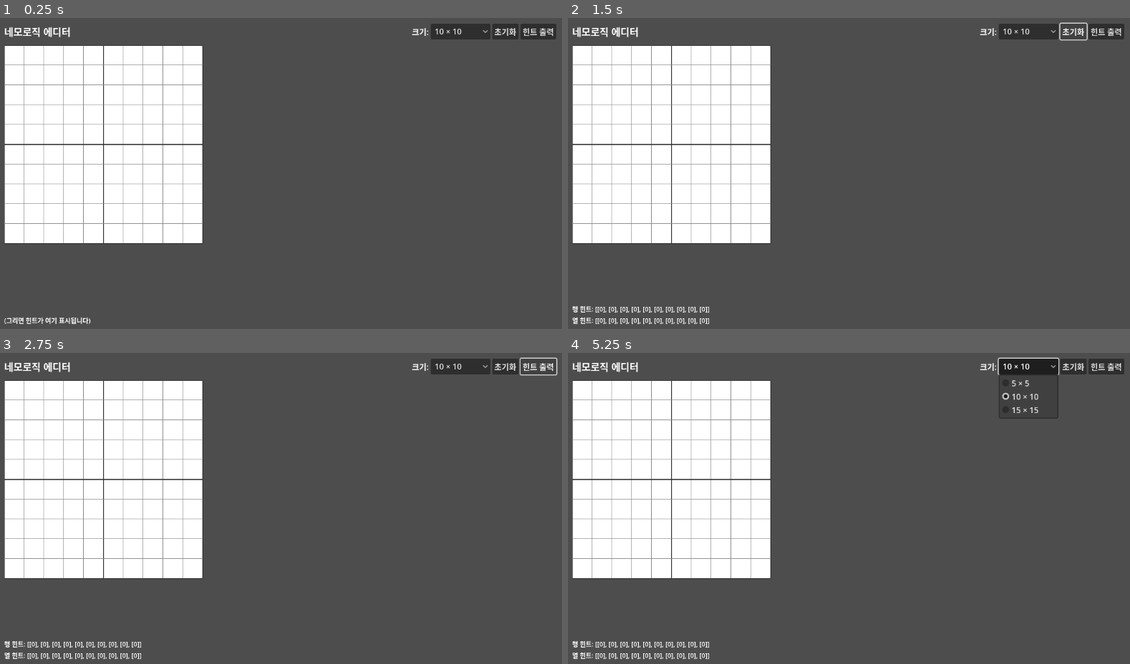
Above: before the commit, frames 1-4 (two rows, left to right).
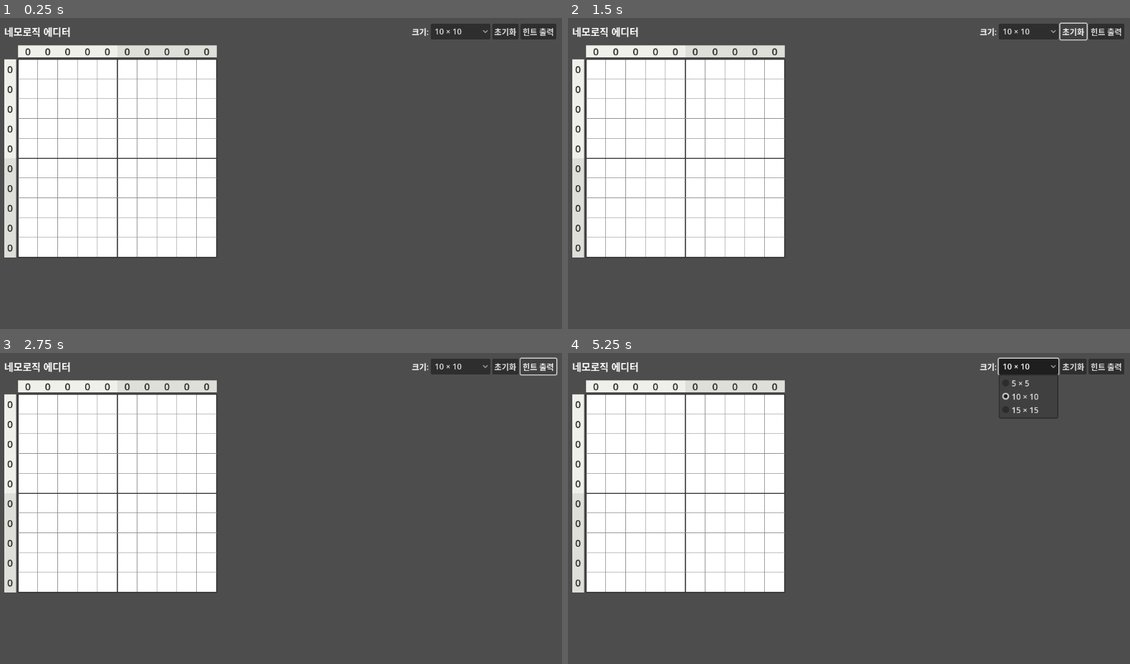
Above: after the commit, the same moments.

Repository: juooy/Nonogram
Game: Godot game, scene res://scenes/Editor.tscn
The game is run twice, just before and just after one commit, with the same random seed, the same clock (stepped at 60 frames per second) and the same inputs. The project has no main scene, so this scene is started directly.
Inputs:
- Up to frame 1 (0.25 s): no input
- Up to frame 2 (1.5 s): click "10 × 10" at 0.5 s; click "초기화" at 1.25 s
- Up to frame 3 (2.75 s): click "힌트 출력" at 2 s
- Up to frame 4 (5.25 s): click "10 × 10" at 2.75 s; click "초기화" at 3.5 s; click "힌트 출력" at 4.25 s; click "10 × 10" at 5 s

The runs differ from the first frame. In frame 1, 8.7% of the frame differs, in the area x 0-39%, y 8-99%; in frame 2, 9.0%; in frame 3, 9.0%; in frame 4, 9.0%.

Commit message:
feat: Step 2 — HintBar 행/열 힌트 표시
- HintBar: _draw 기반 힌트 숫자 표시 (ROW 오른쪽·COL 아래 정렬, 5줄 단위 음영, 셀 크기 연동)
- Editor 씬: Board(GridContainer) 로 [Corner][ColHints]/[RowHints][NGrid] 배치, HintsLabel 제거
- EditorScene: solution_changed·초기화·크기 전환 시 힌트바 갱신
- tools/screenshot.gd: 씬 캡처 도구 (시각 확인용)
- 테스트 8건 추가 (총 27)

Co-Authored-By: Claude Opus 5 <noreply@anthropic.com>

Diff:
--- a/scenes/Editor.tscn
+++ b/scenes/Editor.tscn
@@ -1,7 +1,8 @@
-[gd_scene load_steps=3 format=3]
+[gd_scene load_steps=4 format=3]
 
 [ext_resource type="Script" path="res://scripts/EditorScene.gd" id="1"]
 [ext_resource type="Script" path="res://scripts/NGrid.gd" id="2"]
+[ext_resource type="Script" path="res://scripts/HintBar.gd" id="3"]
 
 [node name="Editor" type="Control"]
 layout_mode = 3
@@ -56,15 +57,27 @@
 layout_mode = 2
 size_flags_vertical = 3
 
-[node name="NGrid" type="Control" parent="MarginContainer/VBox/GridArea"]
+[node name="Board" type="GridContainer" parent="MarginContainer/VBox/GridArea"]
+layout_mode = 2
+theme_override_constants/h_separation = 4
+theme_override_constants/v_separation = 4
+columns = 2
+
+[node name="Corner" type="Control" parent="MarginContainer/VBox/GridArea/Board"]
+layout_mode = 2
+
+[node name="ColHints" type="Control" parent="MarginContainer/VBox/GridArea/Board"]
+layout_mode = 2
+script = ExtResource("3")
+axis = 1
+
+[node name="RowHints" type="Control" parent="MarginContainer/VBox/GridArea/Board"]
+layout_mode = 2
+script = ExtResource("3")
+
+[node name="NGrid" type="Control" parent="MarginContainer/VBox/GridArea/Board"]
 layout_mode = 2
 script = ExtResource("2")
-
-[node name="HintsLabel" type="Label" parent="MarginContainer/VBox"]
-layout_mode = 2
-text = "(그리면 힌트가 여기 표시됩니다)"
-theme_override_font_sizes/font_size = 13
-autowrap_mode = 3
 
 [connection signal="pressed" from="MarginContainer/VBox/TopBar/ClearBtn" to="." method="_on_clear_pressed"]
 [connection signal="pressed" from="MarginContainer/VBox/TopBar/PrintBtn" to="." method="_on_print_pressed"]
--- a/scripts/EditorScene.gd
+++ b/scripts/EditorScene.gd
@@ -1,12 +1,14 @@
 extends Control
 
-@onready var grid: NGrid = $MarginContainer/VBox/GridArea/NGrid
-@onready var hints_label: Label = $MarginContainer/VBox/HintsLabel
+@onready var grid: NGrid = $MarginContainer/VBox/GridArea/Board/NGrid
+@onready var row_hints: HintBar = $MarginContainer/VBox/GridArea/Board/RowHints
+@onready var col_hints: HintBar = $MarginContainer/VBox/GridArea/Board/ColHints
 @onready var size_option: OptionButton = $MarginContainer/VBox/TopBar/SizeOption
 
 func _ready() -> void:
-	grid.solution_changed.connect(_on_solution_changed)
+	grid.solution_changed.connect(_refresh_hints)
 	_setup_size_options()
+	_refresh_hints()
 
 func _setup_size_options() -> void:
 	size_option.clear()
@@ -15,12 +17,12 @@
 	size_option.add_item("15 × 15", 2)
 	size_option.selected = 1  # 10×10 기본
 
-func _on_solution_changed() -> void:
+func _refresh_hints() -> void:
 	var level := grid.get_level_data()
-	var lines: Array[String] = []
-	lines.append("행 힌트: " + str(level.row_hints))
-	lines.append("열 힌트: " + str(level.col_hints))
-	hints_label.text = "\n".join(lines)
+	row_hints.cell_px = grid.cell_px
+	col_hints.cell_px = grid.cell_px
+	row_hints.set_hints(level.row_hints)
+	col_hints.set_hints(level.col_hints)
 
 func _on_clear_pressed() -> void:
 	grid.clear()
@@ -33,7 +35,7 @@
 	grid.custom_minimum_size = Vector2(grid.grid_size.x, grid.grid_size.y) * grid.cell_px
 	grid.size = grid.custom_minimum_size
 	grid.queue_redraw()
-	hints_label.text = ""
+	_refresh_hints()
 
 func _on_print_pressed() -> void:
 	var level := grid.get_level_data()
--- /dev/null
+++ b/scripts/HintBar.gd
@@ -0,0 +1,63 @@
+class_name HintBar extends Control
+## 행(ROW, 격자 왼쪽) 또는 열(COL, 격자 위) 힌트 숫자 표시.
+## 숫자는 격자 쪽으로 붙는다 — ROW 는 오른쪽 정렬, COL 은 아래쪽 정렬.
+
+enum Axis { ROW, COL }
+
+const MIN_SLOT_PX := 16.0
+
+@export var axis: Axis = Axis.ROW
+@export var cell_px: float = 40.0
+
+var hints: Array = []  # Array[Array[int]] — 줄마다 힌트 숫자 목록
+
+func set_hints(h: Array) -> void:
+	hints = h
+	custom_minimum_size = _calc_min_size()
+	size = custom_minimum_size
+	queue_redraw()
+
+## 숫자 한 개가 차지하는 칸 폭(ROW) / 높이(COL)
+func slot_px() -> float:
+	return maxf(cell_px * 0.6, MIN_SLOT_PX)
+
+func font_size() -> int:
+	return int(clampf(cell_px * 0.5, 11.0, 24.0))
+
+## line 번째 줄의 j 번째 숫자가 그려질 영역
+func slot_rect(line: int, j: int) -> Rect2:
+	var offset: int = _max_len() - hints[line].size() + j
+	var s := slot_px()
+	if axis == Axis.ROW:
+		return Rect2(offset * s, line * cell_px, s, cell_px)
+	return Rect2(line * cell_px, offset * s, cell_px, s)
+
+func _max_len() -> int:
+	var m := 0
+	for line in hints:
+		m = maxi(m, line.size())
+	return m
+
+func _calc_min_size() -> Vector2:
+	if hints.is_empty():
+		return Vector2.ZERO
+	var depth := _max_len() * slot_px()
+	var length := hints.size() * cell_px
+	return Vector2(depth, length) if axis == Axis.ROW else Vector2(length, depth)
+
+func _draw() -> void:
+	var font := get_theme_default_font()
+	var fs := font_size()
+	draw_rect(Rect2(Vector2.ZERO, size), Color(0.94, 0.94, 0.92))
+	for i in hints.size():
+		# 5줄 단위로 음영을 번갈아 격자의 굵은 선과 맞춰 읽기 쉽게
+		if (i / 5) % 2 == 1:
+			var band := Rect2(0, i * cell_px, size.x, cell_px) if axis == Axis.ROW \
+				else Rect2(i * cell_px, 0, cell_px, size.y)
+			draw_rect(band, Color(0, 0, 0, 0.07))
+		for j in hints[i].size():
+			var r := slot_rect(i, j)
+			var text := str(hints[i][j])
+			var baseline := r.position.y + (r.size.y + font.get_ascent(fs) - font.get_descent(fs)) * 0.5
+			draw_string(font, Vector2(r.position.x, baseline), text,
+				HORIZONTAL_ALIGNMENT_CENTER, r.size.x, fs, Color(0.15, 0.15, 0.15))
--- /dev/null
+++ b/tests/test_hint_bar.gd
@@ -0,0 +1,41 @@
+extends "res://tests/test_case.gd"
+
+func _make(axis: HintBar.Axis, hints: Array, cell := 40.0) -> HintBar:
+	var b := HintBar.new()
+	b.axis = axis
+	b.cell_px = cell
+	add_node(b)
+	b.set_hints(hints)
+	return b
+
+func test_row_min_size() -> void:
+	var b := _make(HintBar.Axis.ROW, [[1, 2], [0], [3]])
+	var s := b.slot_px()
+	assert_eq(b.custom_minimum_size, Vector2(2 * s, 3 * 40.0))
+
+func test_col_min_size() -> void:
+	var b := _make(HintBar.Axis.COL, [[1], [1, 1, 1], [2], [0]])
+	var s := b.slot_px()
+	assert_eq(b.custom_minimum_size, Vector2(4 * 40.0, 3 * s))
+
+func test_row_numbers_right_aligned() -> void:
+	# 가장 긴 줄 길이 2 → 한 개짜리 줄은 오른쪽(격자 쪽) 슬롯에 붙는다
+	var b := _make(HintBar.Axis.ROW, [[1, 2], [5]])
+	var s := b.slot_px()
+	assert_eq(b.slot_rect(0, 0), Rect2(0, 0, s, 40.0), "row0 first")
+	assert_eq(b.slot_rect(1, 0), Rect2(s, 40.0, s, 40.0), "row1 single")
+
+func test_col_numbers_bottom_aligned() -> void:
+	var b := _make(HintBar.Axis.COL, [[1, 2, 3], [4]])
+	var s := b.slot_px()
+	assert_eq(b.slot_rect(1, 0), Rect2(40.0, 2 * s, 40.0, s))
+
+func test_empty_hints_zero_size() -> void:
+	var b := _make(HintBar.Axis.ROW, [])
+	assert_eq(b.custom_minimum_size, Vector2.ZERO)
+
+func test_slot_scales_with_cell_but_has_floor() -> void:
+	var small := _make(HintBar.Axis.ROW, [[1]], 10.0)
+	var big := _make(HintBar.Axis.ROW, [[1]], 60.0)
+	assert_true(small.slot_px() >= HintBar.MIN_SLOT_PX, "floor")
+	assert_true(big.slot_px() > small.slot_px(), "scales")
--- a/tests/test_scenes.gd
+++ b/tests/test_scenes.gd
@@ -1,19 +1,50 @@
 extends "res://tests/test_case.gd"
-## 씬 스모크: 로드·인스턴스화·_ready 가 에러 없이 도는지.
+## 씬 스모크: 로드·인스턴스화·_ready 가 에러 없이 도는지 + 에디터 ↔ 힌트바 연동.
 
-func test_editor_scene_instantiates() -> void:
+const BOARD := "MarginContainer/VBox/GridArea/Board/"
+
+func _editor() -> Node:
 	var packed: PackedScene = load("res://scenes/Editor.tscn")
 	assert_true(packed != null, "load")
-	var ed := add_node(packed.instantiate())
-	var grid: NGrid = ed.get_node("MarginContainer/VBox/GridArea/NGrid")
+	return add_node(packed.instantiate())
+
+func test_editor_initial_hints_are_zero() -> void:
+	var ed := _editor()
+	var rows: HintBar = ed.get_node(BOARD + "RowHints")
+	var cols: HintBar = ed.get_node(BOARD + "ColHints")
+	assert_eq(rows.hints.size(), 10, "row count")
+	assert_eq(cols.hints.size(), 10, "col count")
+	assert_eq(rows.hints[0], [0], "empty line")
+
+func test_editor_hints_follow_solution() -> void:
+	var ed := _editor()
+	var grid: NGrid = ed.get_node(BOARD + "NGrid")
 	grid.solution[0][0] = true
+	grid.solution[0][1] = true
+	grid.solution[0][3] = true
 	grid.solution_changed.emit()
-	var label: Label = ed.get_node("MarginContainer/VBox/HintsLabel")
-	assert_true(label.text.contains("[1]"), "hints label updated: " + label.text)
+	var rows: HintBar = ed.get_node(BOARD + "RowHints")
+	var cols: HintBar = ed.get_node(BOARD + "ColHints")
+	assert_eq(rows.hints[0], [2, 1], "row0")
+	assert_eq(cols.hints[3], [1], "col3")
 
-func test_editor_size_switch() -> void:
-	var ed := add_node(load("res://scenes/Editor.tscn").instantiate())
+func test_editor_size_switch_resizes_hints() -> void:
+	var ed := _editor()
 	ed._on_size_option_item_selected(0)
-	var grid: NGrid = ed.get_node("MarginContainer/VBox/GridArea/NGrid")
+	var grid: NGrid = ed.get_node(BOARD + "NGrid")
+	var rows: HintBar = ed.get_node(BOARD + "RowHints")
+	var cols: HintBar = ed.get_node(BOARD + "ColHints")
 	assert_eq(grid.grid_size, Vector2i(5, 5), "size")
 	assert_eq(grid.solution.size(), 5, "rows")
+	assert_eq(rows.hints.size(), 5, "row hints")
+	assert_eq(rows.cell_px, grid.cell_px, "row bar cell")
+	assert_eq(cols.cell_px, grid.cell_px, "col bar cell")
+
+func test_editor_clear_resets_hints() -> void:
+	var ed := _editor()
+	var grid: NGrid = ed.get_node(BOARD + "NGrid")
+	grid.solution[2][2] = true
+	grid.solution_changed.emit()
+	ed._on_clear_pressed()
+	var rows: HintBar = ed.get_node(BOARD + "RowHints")
+	assert_eq(rows.hints[2], [0])
--- /dev/null
+++ b/tools/screenshot.gd
@@ -0,0 +1,28 @@
+extends SceneTree
+## 씬 화면 캡처 (시각 확인용). --headless 없이 실행해야 렌더링된다.
+## godot --path . -s res://tools/screenshot.gd -- <scene> <out.png>
+
+func _initialize() -> void:
+	var args := OS.get_cmdline_user_args()
+	var scene_path := args[0] if args.size() > 0 else "res://scenes/Editor.tscn"
+	var out := args[1] if args.size() > 1 else "user://screenshot.png"
+	var node: Node = load(scene_path).instantiate()
+	root.add_child(node)
+	await process_frame
+	var grid := node.find_child("NGrid", true, false) as NGrid
+	if grid:  # 힌트가 보이도록 하트 모양을 채운다 (10×10)
+		var heart := [
+			"..........", ".##...##..", "####.####.", "#########.", "#########.",
+			".#######..", "..#####...", "...###....", "....#.....", "..........",
+		]
+		for r in heart.size():
+			for c in heart[r].length():
+				grid.solution[r][c] = heart[r][c] == "#"
+		grid.solution_changed.emit()
+		grid.queue_redraw()
+	for i in 5:
+		await process_frame
+	await RenderingServer.frame_post_draw
+	root.get_texture().get_image().save_png(out)
+	print("saved ", ProjectSettings.globalize_path(out))
+	quit()
Not shown, added: scripts/HintBar.gd.uid
Not shown, added: tests/test_hint_bar.gd.uid
Not shown, added: tools/screenshot.gd.uid
